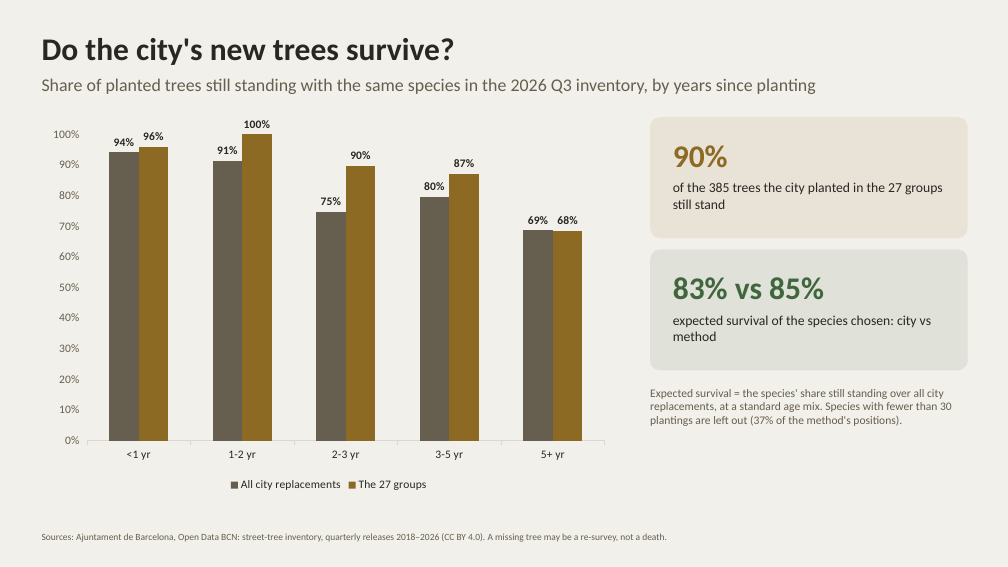
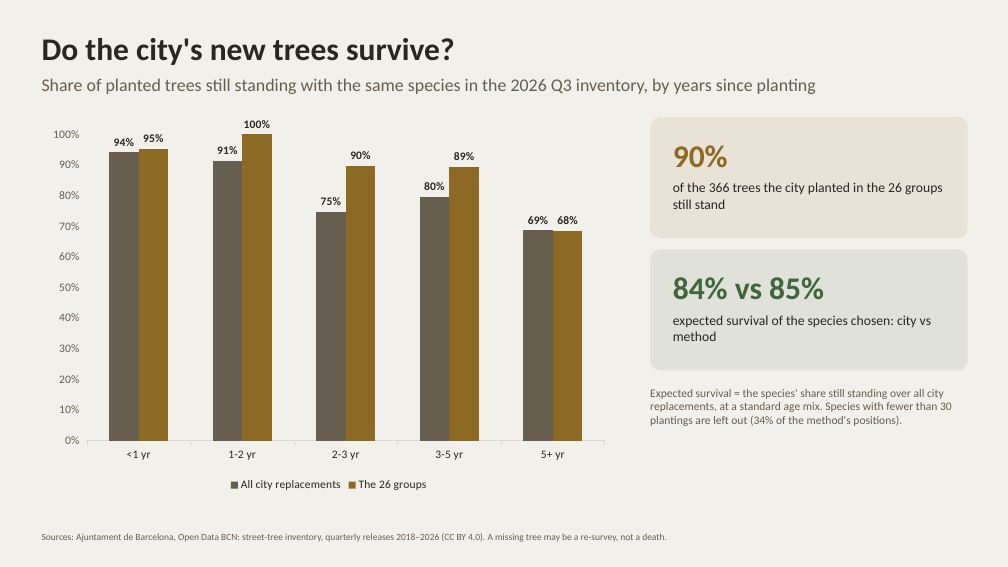
Before and after one commit to giofox96/shade-and-sponge, a slide deck: slide 11 of slides/backtest_works.pptx. Drawn at 1008x567 pixels with LibreOffice and Linux fonts; fonts in the diff are those of the drawing. Boxes give left, top, right and bottom in pixels: in the first picture for what was removed or moved away, otherwise in the second. Text is boxed around its words. In the diff, an @@ line names an element or a change of style, - is before the commit and + after.

```diff
--- a/slides/backtest_works.pptx
+++ b/slides/backtest_works.pptx
@@ column chart at (x1=42, y1=117, x2=616, y2=495) @@
-The 27 groups: 0.96, 1, 0.9, 0.87, 0.68
+The 26 groups: 0.95, 1, 0.9, 0.89, 0.68
@@ text at (x1=673, y1=182, x2=943, y2=209): text changed @@
-of the 385 trees the city planted in the 27 groups still stand
+of the 366 trees the city planted in the 26 groups still stand
@@ text at (x1=673, y1=277, x2=824, y2=299): text changed @@
-83% vs 85%
+84% vs 85%
@@ text at (x1=650, y1=389, x2=952, y2=426): text changed @@
-Expected survival = the species' share still standing over all city replacements, at a standard age mix. Species with fewer than 30 plantings are left out (37% of the method's positions).
+Expected survival = the species' share still standing over all city replacements, at a standard age mix. Species with fewer than 30 plantings are left out (34% of the method's positions).
```
Also in this commit, not shown: 9 other slides changed, 3 other files.
